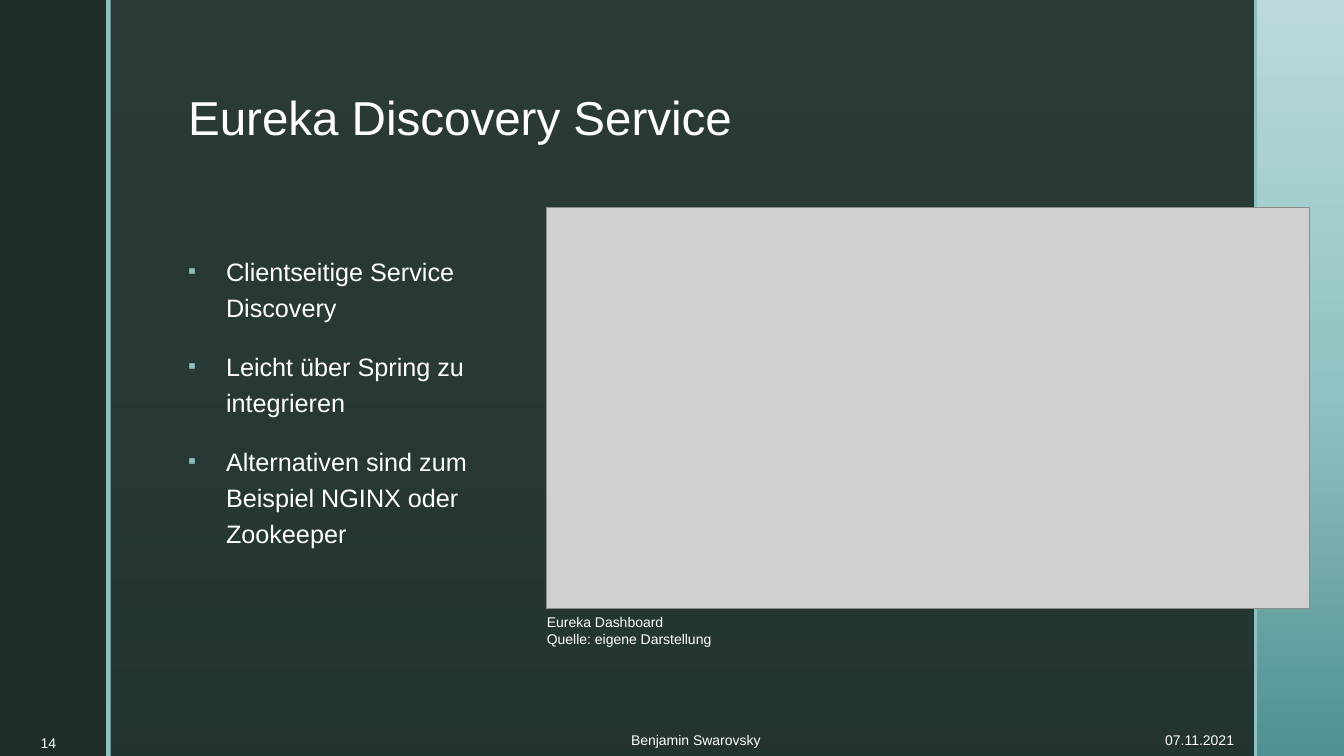
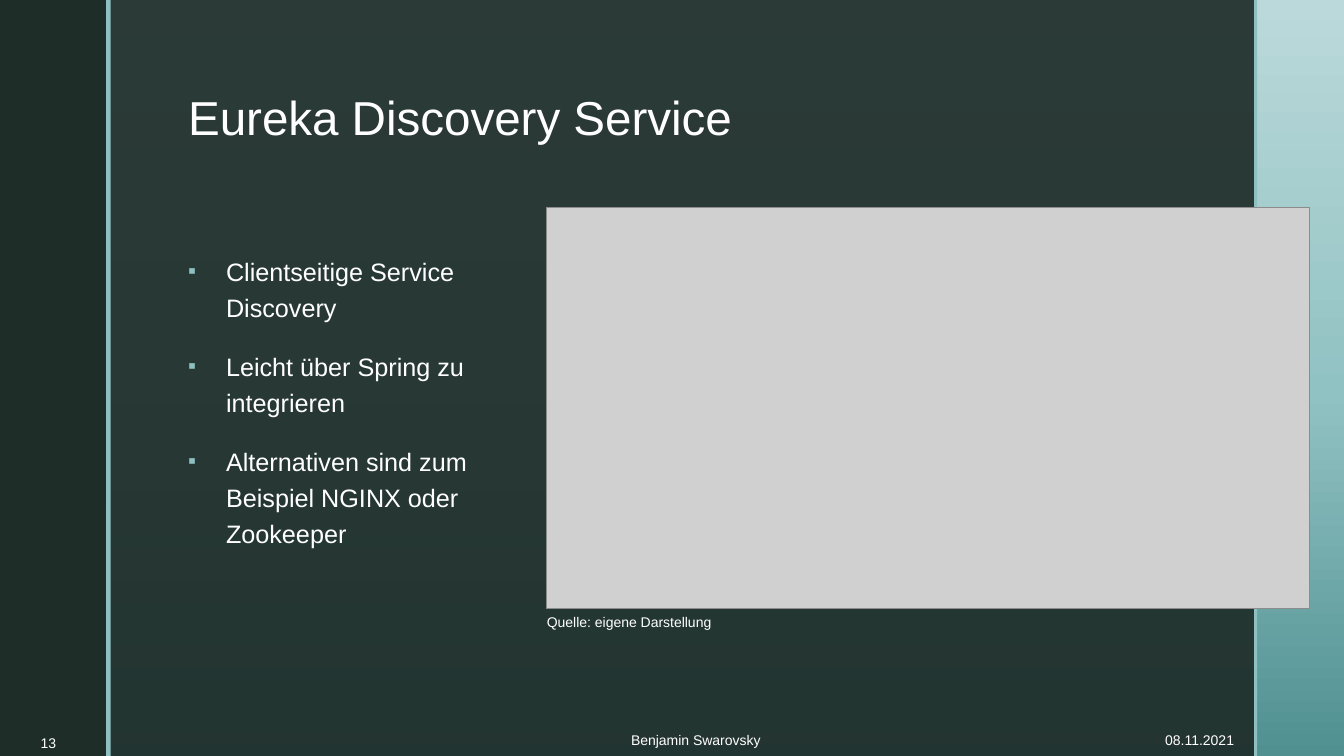
Before and after one commit to BenjaminS01/Abschluss, a slide deck: slide 13 of Vortrag.pptx (slide 14 before the commit). Drawn at 1344x756 pixels with LibreOffice and Linux fonts; fonts in the diff are those of the drawing; grey boxes stand for pictures; background and template pictures are left out. Boxes give left, top, right and bottom in pixels: in the first picture for what was removed or moved away, otherwise in the second. Text is boxed around its words. In the diff, an @@ line names an element or a change of style, - is before the commit and + after.

```diff
--- a/Vortrag.pptx
+++ b/Vortrag.pptx
@@ text at [547,617,663,627]: paragraph removed @@
-Eureka Dashboard
@@ page number at [41,738,57,748]: text changed @@
-14
+13
@@ text at [1165,735,1234,745]: text changed @@
-07.11.2021
+08.11.2021
```
Also in this commit, not shown: 24 other slides changed, 2 slides removed.
